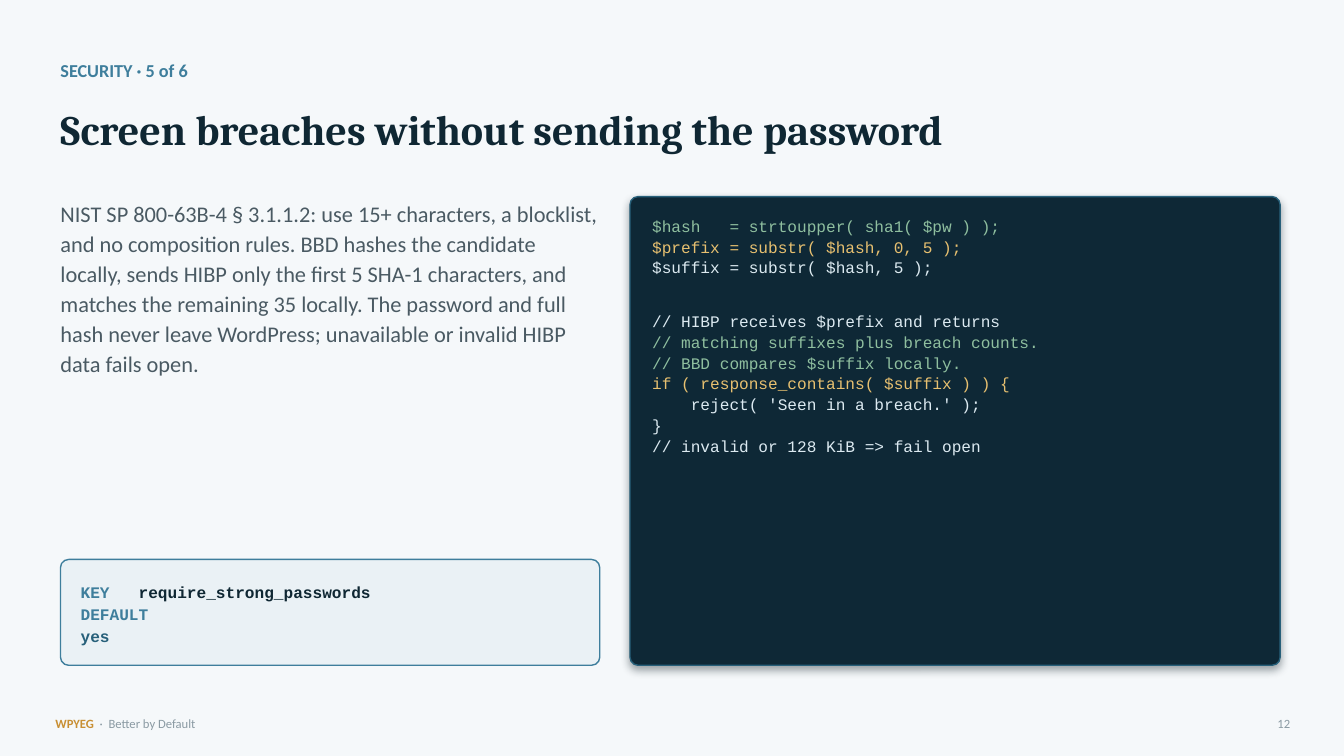
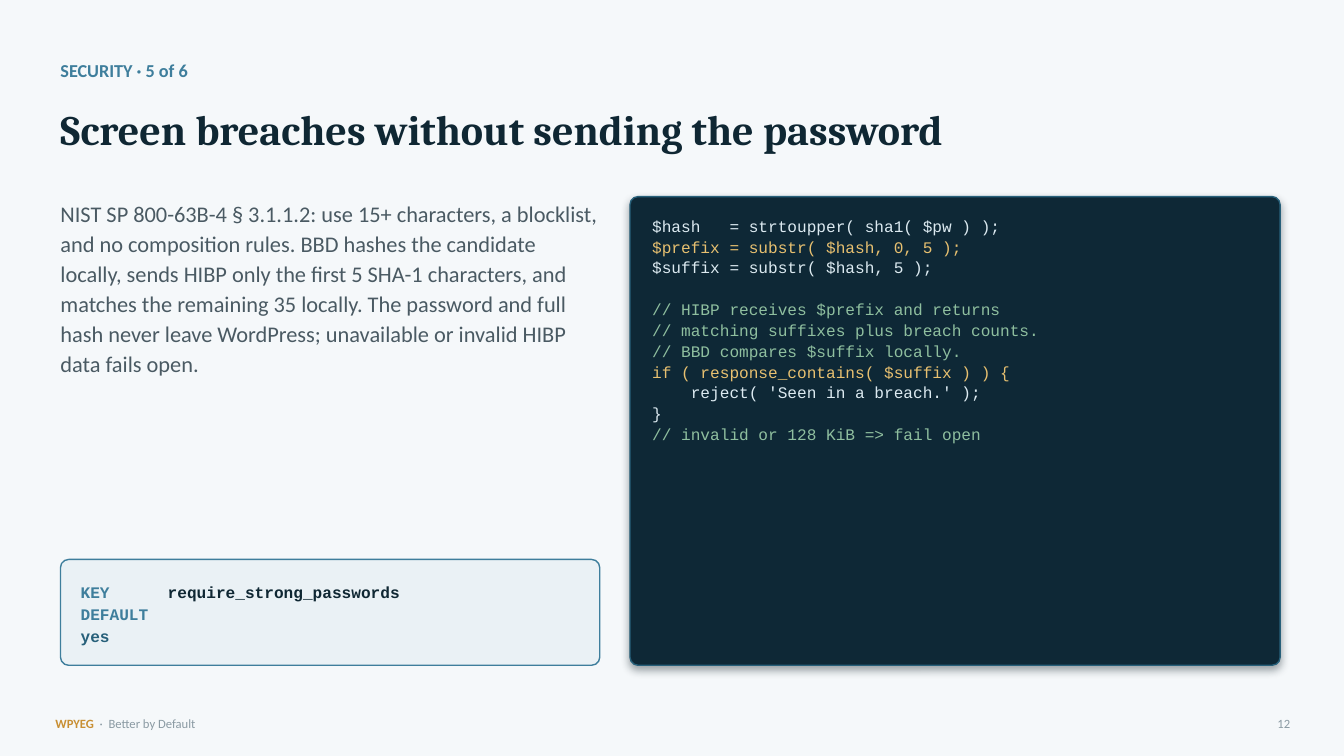
Before and after one commit to WPYEG/Better-by-Default, a slide deck: slide 12 of workshop/Better-by-Default.pptx. Drawn at 1344x756 pixels with LibreOffice and Linux fonts; fonts in the diff are those of the drawing. Boxes give left, top, right and bottom in pixels: in the first picture for what was removed or moved away, otherwise in the second. Text is boxed around its words. In the diff, an @@ line names an element or a change of style, - is before the commit and + after.

```diff
--- a/workshop/Better-by-Default.pptx
+++ b/workshop/Better-by-Default.pptx
@@ text at box(652, 220, 1000, 443): text colour #8FBF9F to #DCEAF1 in "$hash = strtoupper( sha1( $pw ) );"; text colour #DCEAF1 to #8FBF9F in "// HIBP receives $prefix and returns", "// invalid or 128 KiB => fail ..." @@
@@ text "KEY require_strong_passwords" rewrapped from box(81, 586, 371, 646) to box(81, 586, 400, 602) @@
```
Also in this commit, not shown: 10 other slides changed, 7 other files.
